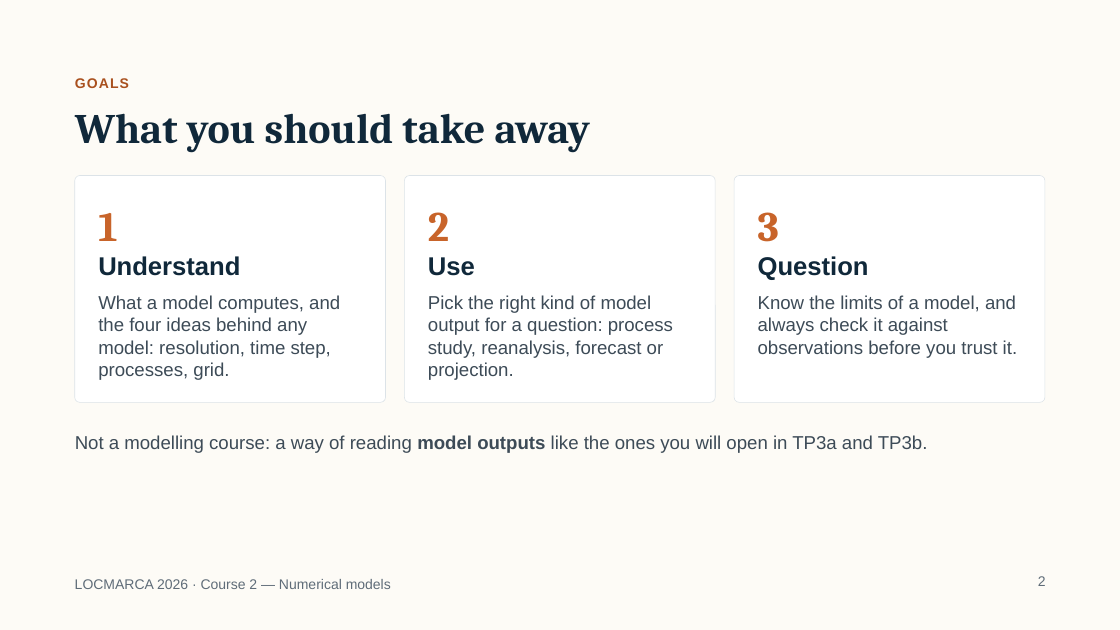
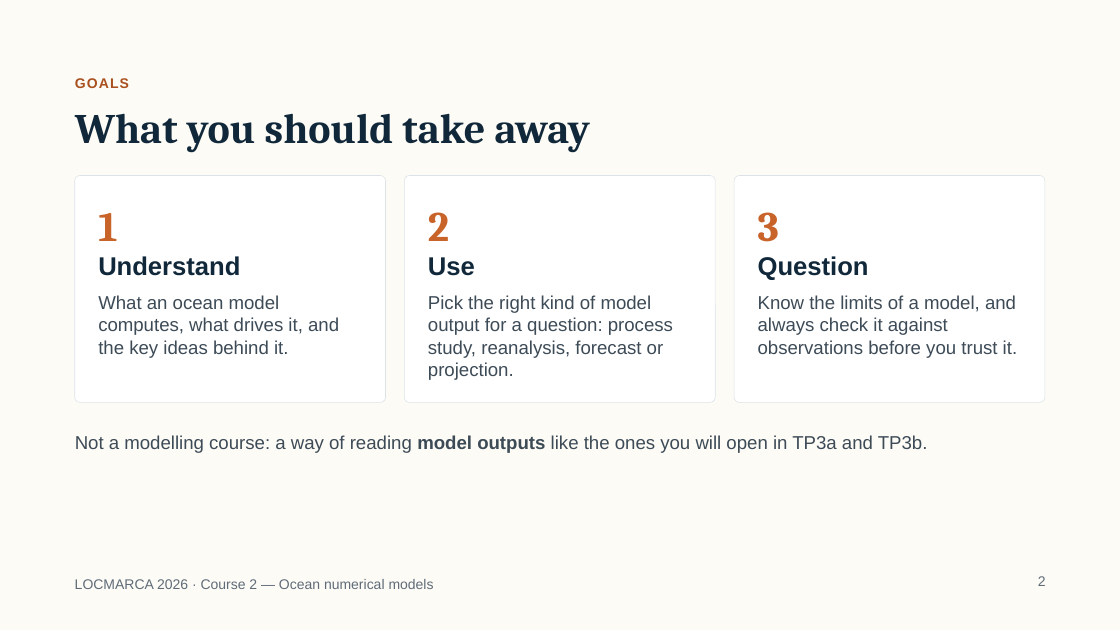
Before and after one commit to gcambon/script-locmarca, a slide deck: slide 2 of Courses/02_course_numerical_models.pptx. Drawn at 1120x630 pixels with LibreOffice and Linux fonts; fonts in the diff are those of the drawing. Boxes give left, top, right and bottom in pixels: in the first picture for what was removed or moved away, otherwise in the second. Text is boxed around its words. In the diff, an @@ line names an element or a change of style, - is before the commit and + after.

Commit message:
Update course ...

```diff
--- a/Courses/02_course_numerical_models.pptx
+++ b/Courses/02_course_numerical_models.pptx
@@ text at <box>98,295,339,358</box>: text changed @@
-What a model computes, and the four ideas behind any model: resolution, time step, processes, grid.
+What an ocean model computes, what drives it, and the key ideas behind it.
@@ text at <box>75,579,434,589</box>: text changed @@
-LOCMARCA 2026 · Course 2 — Numerical models
+LOCMARCA 2026 · Course 2 — Ocean numerical models
```
Also in this commit, not shown: 28 other slides changed, 7 slides added, 1 slide removed, 5 other files.
